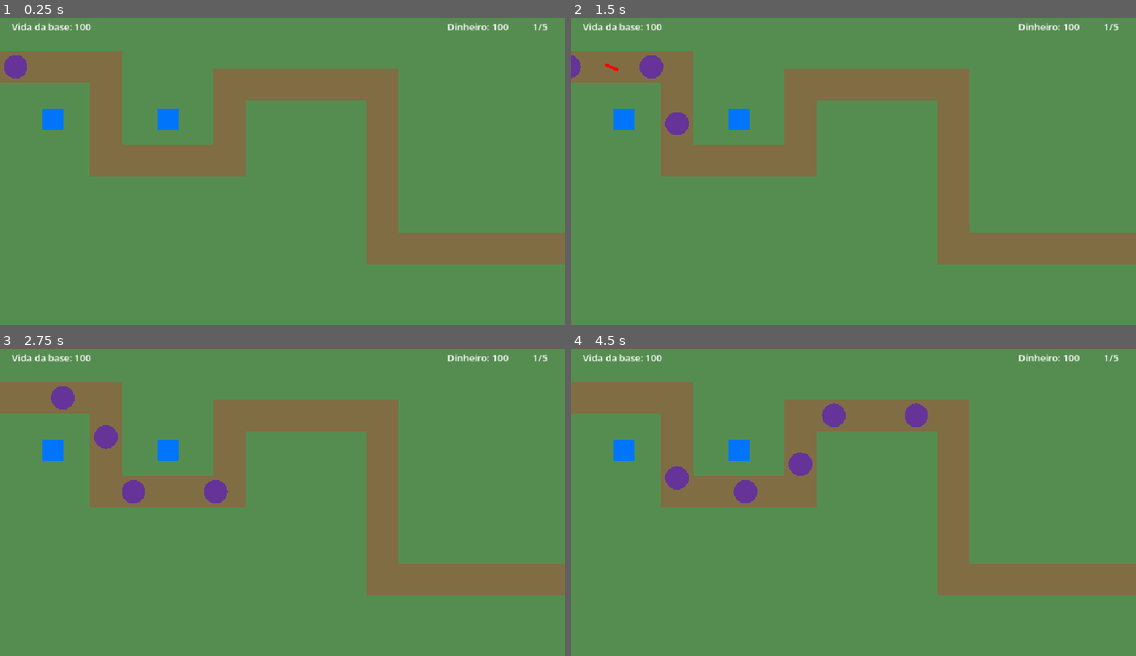
Above: before the commit, frames 1-4 (two rows, left to right).
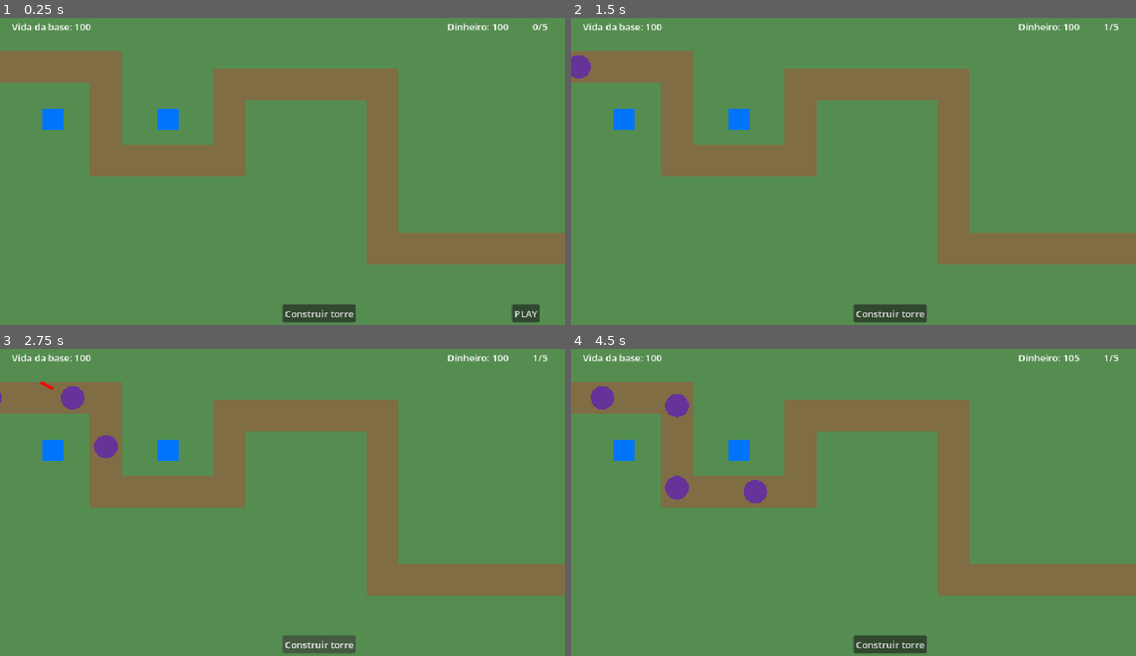
Above: after the commit, the same moments.

Repository: artdroids11/Tower-Defense-Godot-2D
Game: Godot game, scene res://scenes/main.tscn
Two runs of this game, one before a commit and one after it. Both use one fixed random seed, a clock stepped at 60 frames per second and the inputs below.
Inputs (mouse positions are in pixels of both pictures, inside the frame that each line leads up to):
- Up to frame 1 (0.25 s): no input
- Up to frame 2 (1.5 s): click (887, 312) at 0.5 s, where only the run after the commit has a clickable "Construir torre"; click (1096, 312) at 1.25 s, where only the run after the commit has a clickable "PLAY"
- Up to frame 3 (2.75 s): click (316, 643) at 2 s, where only the run after the commit has a clickable "Construir torre"
- Up to frame 4 (4.5 s): click (887, 643) at 2.75 s, where only the run after the commit has a clickable "Construir torre"; move the mouse to (977, 481) at 3.52 s; click (977, 481) at 3.67 s; move the mouse to (740, 514) at 4.27 s; click (740, 514) at 4.42 s

The runs differ from the first frame. In frame 1, 1.3% of the frame differs, in the area x 0-96%, y 2-100%; in frame 2, 1.4%; in frame 3, 1.8%; in frame 4, 2.5%, in the area x 3-90%, y 1-100%.

Commit message:
Atualização dos mecanismos

Diff:
--- a/scenes/main.tscn
+++ b/scenes/main.tscn
@@ -40,6 +40,7 @@
 offset_right = -30.0
 offset_bottom = 43.0
 grow_horizontal = 0
+text = "0/5"
 horizontal_alignment = 2
 vertical_alignment = 3
 
@@ -55,6 +56,37 @@
 size_flags_horizontal = 8
 size_flags_vertical = 0
 text = "Dinheiro: 100"
+
+[node name="PlayButton" type="Button" parent="CanvasLayer" unique_id=1852788074]
+anchors_preset = 3
+anchor_left = 1.0
+anchor_top = 1.0
+anchor_right = 1.0
+anchor_bottom = 1.0
+offset_left = -90.0
+offset_top = -35.0
+offset_right = -43.0
+offset_bottom = -4.0
+grow_horizontal = 0
+grow_vertical = 0
+text = "PLAY"
+
+[node name="BuildSystem" type="Button" parent="CanvasLayer" unique_id=444625470]
+anchors_preset = 6
+anchor_left = 1.0
+anchor_top = 0.5
+anchor_right = 1.0
+anchor_bottom = 0.5
+offset_left = -480.0
+offset_top = 235.0
+offset_right = -356.0
+offset_bottom = 266.0
+grow_horizontal = 0
+grow_vertical = 2
+pivot_offset = Vector2(62, 0)
+size_flags_horizontal = 4
+size_flags_vertical = 4
+text = "Construir torre"
 
 [node name="TowerInfoPanel" type="PanelContainer" parent="CanvasLayer" unique_id=1321914256]
 custom_minimum_size = Vector2(140, 110)
--- a/scripts/main.gd
+++ b/scripts/main.gd
@@ -18,8 +18,6 @@
 @onready var waves_label: Label = $CanvasLayer/Waves
 @onready var defeat_screen: Control = $CanvasLayer/DefeatScreen
 
-@onready var restart_button: Button = $CanvasLayer/DefeatScreen/Content/RestartButton
-
 @onready var tower_info_panel: PanelContainer = $CanvasLayer/TowerInfoPanel
 @onready var tower_name_label: Label = $CanvasLayer/TowerInfoPanel/InfoContent/TowerNameLabel
 @onready var damage_label: Label = $CanvasLayer/TowerInfoPanel/InfoContent/DamageLabel
@@ -27,6 +25,9 @@
 @onready var interval_label: Label = $CanvasLayer/TowerInfoPanel/InfoContent/IntervalLabel
 
 @onready var upgrade_button: Button = $CanvasLayer/TowerInfoPanel/InfoContent/UpgradeButton
+@onready var restart_button: Button = $CanvasLayer/DefeatScreen/Content/RestartButton
+@onready var play_button: Button = $CanvasLayer/PlayButton
+@onready var build_button: Button = $CanvasLayer/BuildSystem
 
 @onready var money_label: Label = $CanvasLayer/MoneyLabel
 
@@ -38,11 +39,12 @@
 var current_wave: int = 0
 var enemies_per_wave: int = 5
 var spawn_interval: float = .7
-var wave_interval: float = 2.0
+var wave_interval: float = 1.5
 var game_over: bool = false
 var enemies_alive: int = 0
 var total_waves: int = 5
 
+var is_building: bool = false
 var selected_tower: Node2D = null
 
 func _ready():
@@ -75,9 +77,30 @@
 	upgrade_button.hide()
 	restart_button.pressed.connect(_on_restart_button_pressed)
 	upgrade_button.pressed.connect(_on_upgrade_button_pressed)
-
+	play_button.pressed.connect(_on_play_button_pressed)
+	build_button.pressed.connect(_on_build_button_pressed)
+
+	#start_wave()
+	update_money_label()
+
+func _on_play_button_pressed() -> void:
+	if game_over:
+		return
+
+	play_button.hide()
 	start_wave()
-	update_money_label()
+
+func _on_build_button_pressed() -> void:
+	if game_over:
+		return
+
+	is_building = not is_building
+
+	if is_building:
+		print("Você entrou no modo de construção")
+	else:
+		print("Modo de construção cancelado!")
+
 
 func damage_base(amount: int) -> void:
 	if base_health <= 0:
@@ -149,7 +172,9 @@
 		print("Todas as ondas foram concluídas!")
 		return
 
-	start_wave()
+	play_button.text = "Próxima onda"
+	play_button.show()
+
 func _unhandled_input(event: InputEvent) -> void:
 	if event is InputEventMouseButton:
 		if event.button_index == MOUSE_BUTTON_LEFT and event.pressed:
